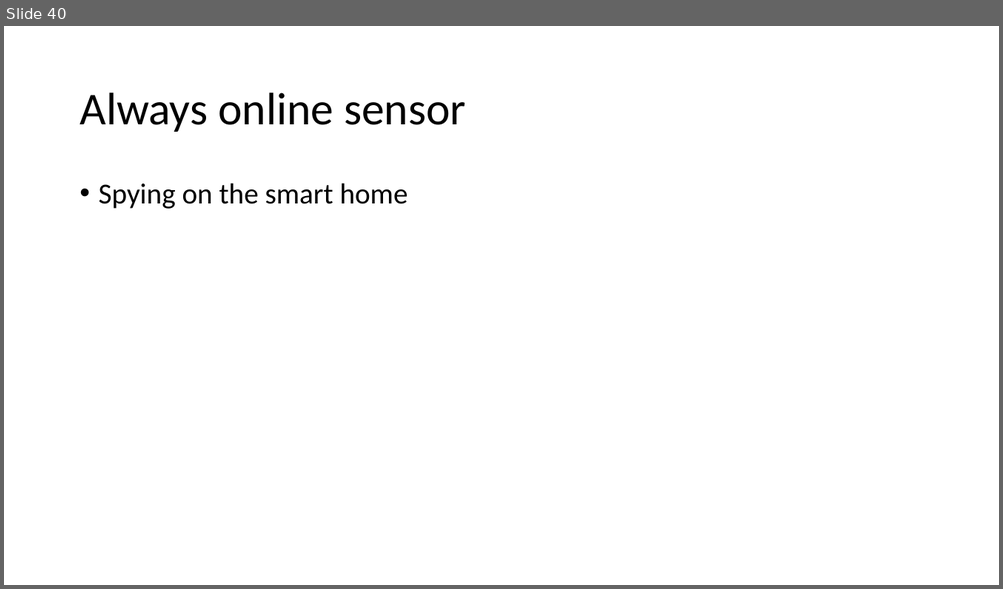
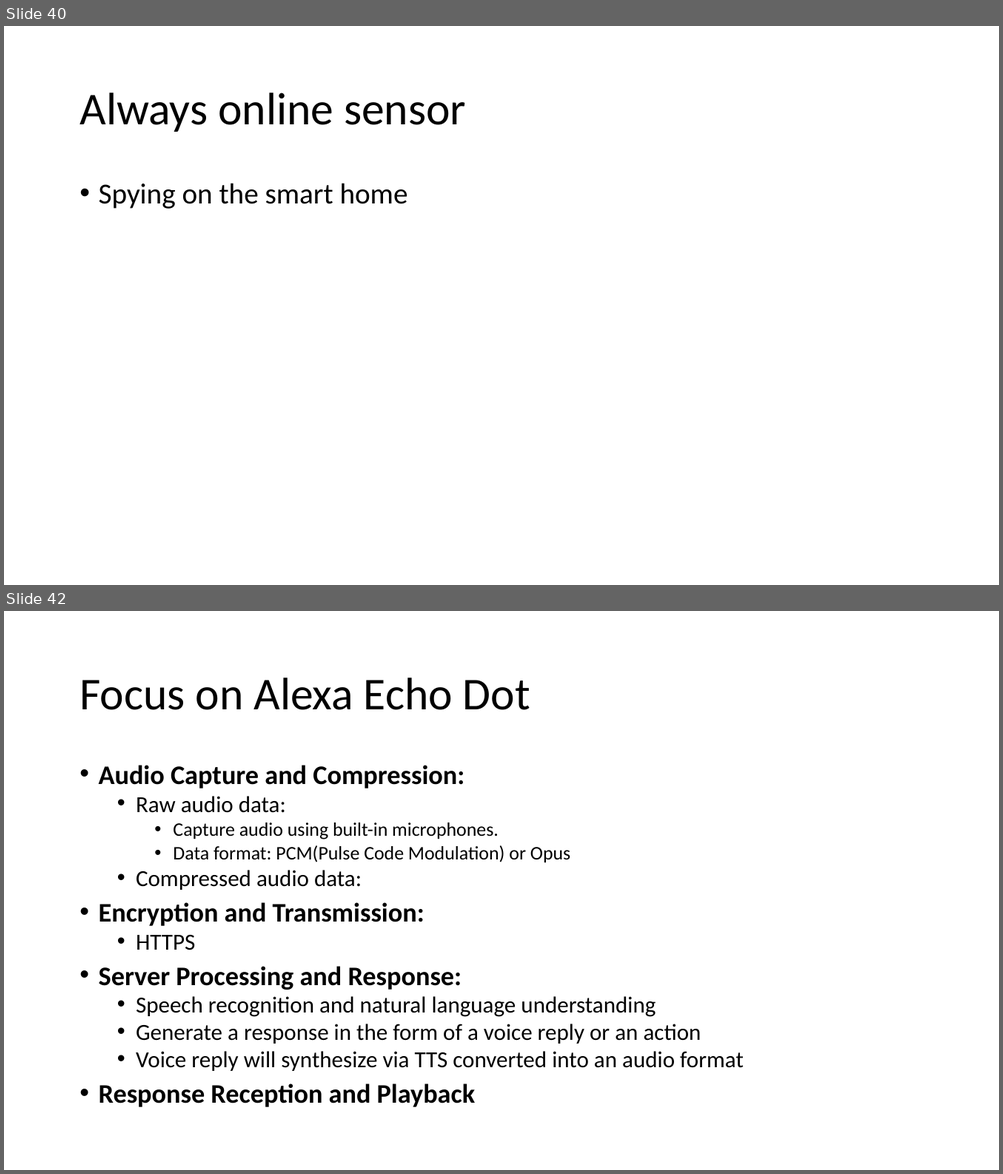
Before and after one commit to GXG-CS/Pi-Alexa, a slide deck: Presentation1.pptx. Shown one above the other, each under a label of ours: slide 40 before the commit, slides 40 and 42 after it; the slides between them are not shown. The pictures are 1003x589 and 1003x1174 pixels, drawn with LibreOffice and Linux fonts; fonts in the diff are those of the drawing. Boxes give left, top, right and bottom in pixels: in the first picture for what was removed or moved away, otherwise in the second. Text is boxed around its words. In the diff, an @@ line names an element or a change of style, - is before the commit and + after.

```diff
--- a/Presentation1.pptx
+++ b/Presentation1.pptx
@@ slide 42 added at [4,611,999,1170], background #FFFFFF @@
@@ title added at [79,678,530,710], 44 pt, text #000000 @@
+Focus on Alexa Echo Dot
@@ text added at [99,765,743,1108], 22.2 pt, text #000000 @@
+• Audio Capture and Compression:
+  • Raw audio data:
+    • Capture audio using built-in microphones.
+    • Data format: PCM(Pulse Code Modulation) or Opus
+  • Compressed audio data:
+• Encryption and Transmission:
+  • HTTPS
+• Server Processing and Response:
+  • Speech recognition and natural language understanding
+  • Generate a response in the form of a voice reply or an action
+  • Voice reply will synthesize via TTS converted into an audio format
+• Response Reception and Playback
```
Also in this commit, not shown: 4 other slides added.
